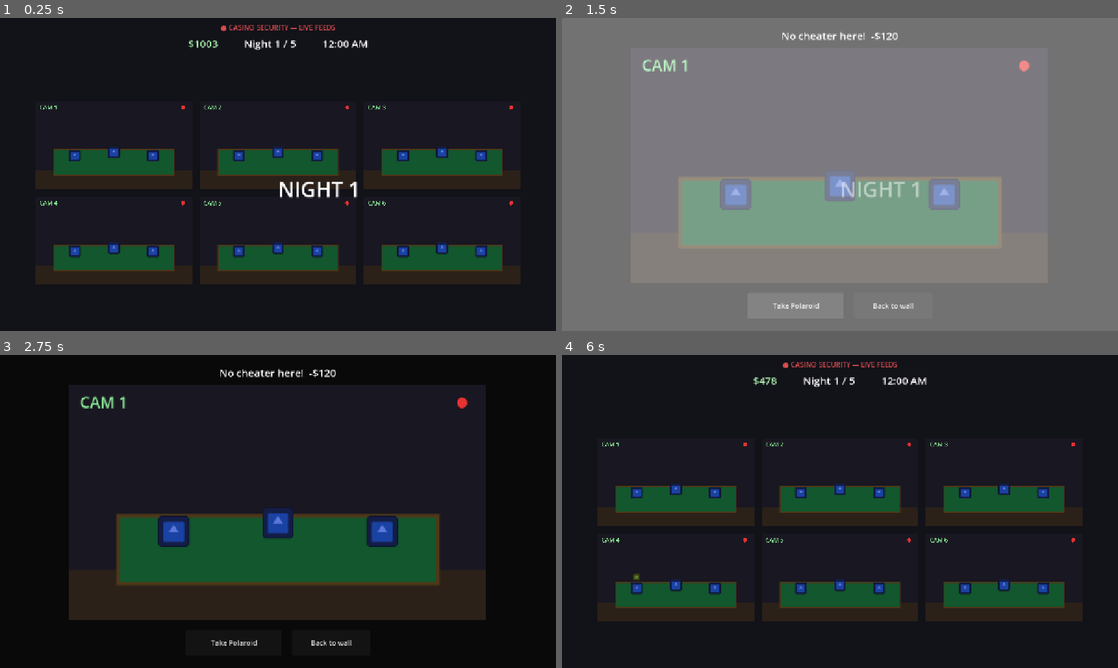
Above: before the commit, frames 1-4 (two rows, left to right).
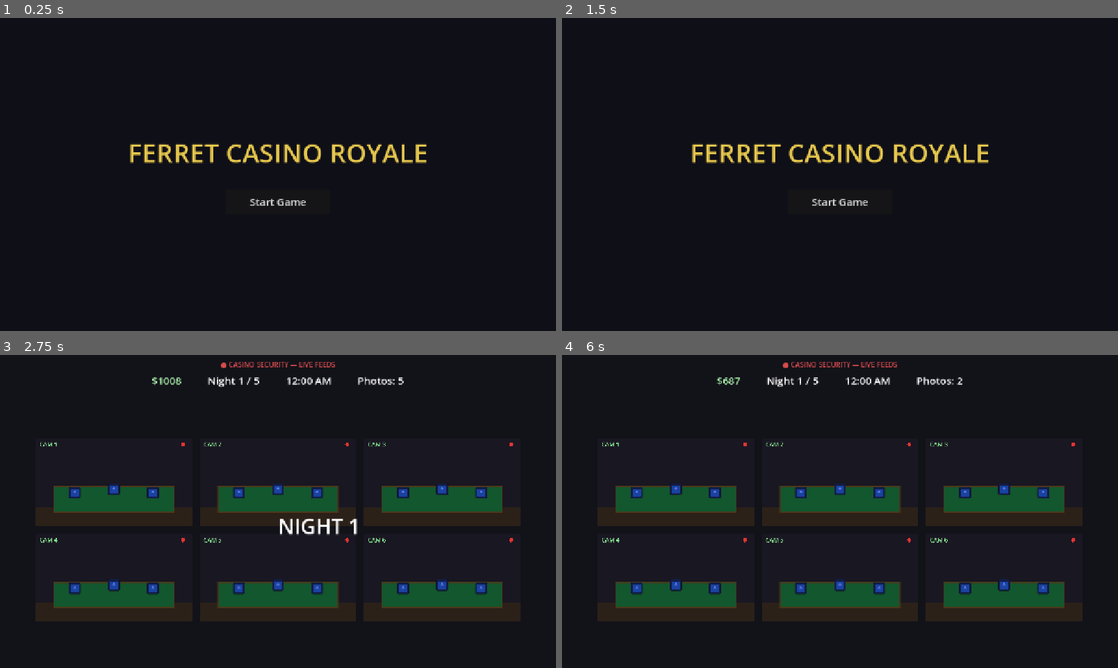
Above: after the commit, the same moments.

Repository: Pekooil/horizon-nexus-hackathon
Game: Godot game, scene res://scenes/StartScreen.tscn
Same seed, same stepped clock (60 frames per second), same inputs: the game is played once before the commit and once after it. Before the commit the project starts from res://scenes/Main.tscn. The engine's default icon, where the game draws it, is replaced by a stand-in: a white triangle on a blue panel in a dark square.
Inputs (mouse positions are in pixels of both pictures, inside the frame that each line leads up to):
- Up to frame 1 (0.25 s): no input
- Up to frame 2 (1.5 s): click (673, 146) at 0.52 s; click (795, 305) at 1.25 s, where only the run before the commit has a clickable "Take Polaroid"
- Up to frame 3 (2.75 s): click (278, 539) at 2 s, where only the run after the commit has a clickable "Start Game"
- Up to frame 4 (6 s): click (673, 483) at 2.77 s; click "Take Polaroid" at 3.5 s; click "Take Polaroid" at 4.25 s; click "Take Polaroid" at 5 s; click "Back to wall" at 5.75 s

The runs differ from the first frame. In frame 1, 21% of the frame differs, in the area x 6-94%, y 2-86%; in frame 2, 100%, in the area x 0-100%, y 0-100%; in frame 3, 27%; in frame 4, 0.7%.

Commit message:
feat: add start screen, photo-count limit, and night timing
Add a title screen ("Ferret Casino Royale") with a Start Game button as
the new boot scene. Compress each night to 6 in-game hours at 5 real
seconds per hour, and add a 5-photo-per-night Polaroid limit that
disables the camera button once exhausted.

Diff:
--- a/project.godot
+++ b/project.godot
@@ -11,7 +11,7 @@
 [application]
 
 config/name="horizon nexus hackathon"
-run/main_scene="res://scenes/Main.tscn"
+run/main_scene="res://scenes/StartScreen.tscn"
 config/features=PackedStringArray("4.7", "GL Compatibility")
 config/icon="res://icon.svg"
 
--- a/scenes/Main.tscn
+++ b/scenes/Main.tscn
@@ -1,8 +1,8 @@
-[gd_scene load_steps=2 format=3 uid="uid://c0fcasino0main"]
+[gd_scene format=3 uid="uid://njem5lngracb"]
 
-[ext_resource type="Script" path="res://scripts/main.gd" id="1_main"]
+[ext_resource type="Script" uid="uid://dlutnkk6nsx0h" path="res://scripts/main.gd" id="1_main"]
 
-[node name="Main" type="Control"]
+[node name="Main" type="Control" unique_id=41889520]
 layout_mode = 3
 anchors_preset = 15
 anchor_right = 1.0
@@ -11,7 +11,7 @@
 grow_vertical = 2
 script = ExtResource("1_main")
 
-[node name="MonitorScreen" type="Control" parent="."]
+[node name="MonitorScreen" type="Control" parent="." unique_id=1207146827]
 layout_mode = 1
 anchors_preset = 15
 anchor_right = 1.0
@@ -19,45 +19,53 @@
 grow_horizontal = 2
 grow_vertical = 2
 
-[node name="Background" type="ColorRect" parent="MonitorScreen"]
+[node name="Background" type="ColorRect" parent="MonitorScreen" unique_id=450110766]
 layout_mode = 1
 anchors_preset = 15
 anchor_right = 1.0
 anchor_bottom = 1.0
+grow_horizontal = 2
+grow_vertical = 2
 color = Color(0.07, 0.07, 0.1, 1)
 
-[node name="Title" type="Label" parent="MonitorScreen"]
+[node name="Title" type="Label" parent="MonitorScreen" unique_id=1869862130]
 layout_mode = 1
 anchors_preset = 10
 anchor_right = 1.0
 offset_top = 10.0
 offset_bottom = 34.0
+grow_horizontal = 2
 theme_override_colors/font_color = Color(0.85, 0.3, 0.3, 1)
 text = "● CASINO SECURITY — LIVE FEEDS"
 horizontal_alignment = 1
 
-[node name="TopBar" type="HBoxContainer" parent="MonitorScreen"]
+[node name="TopBar" type="HBoxContainer" parent="MonitorScreen" unique_id=1617212312]
 layout_mode = 1
 anchors_preset = 10
 anchor_right = 1.0
 offset_top = 40.0
 offset_bottom = 78.0
+grow_horizontal = 2
 theme_override_constants/separation = 60
 alignment = 1
 
-[node name="Money" type="Label" parent="MonitorScreen/TopBar"]
+[node name="Money" type="Label" parent="MonitorScreen/TopBar" unique_id=2033298424]
 layout_mode = 2
 text = "$1000"
 
-[node name="Night" type="Label" parent="MonitorScreen/TopBar"]
+[node name="Night" type="Label" parent="MonitorScreen/TopBar" unique_id=14056508]
 layout_mode = 2
 text = "Night 1 / 5"
 
-[node name="Clock" type="Label" parent="MonitorScreen/TopBar"]
+[node name="Clock" type="Label" parent="MonitorScreen/TopBar" unique_id=1128815045]
 layout_mode = 2
 text = "12:00 AM"
 
-[node name="WallCenter" type="CenterContainer" parent="MonitorScreen"]
+[node name="Photos" type="Label" parent="MonitorScreen/TopBar"]
+layout_mode = 2
+text = "Photos: 5"
+
+[node name="WallCenter" type="CenterContainer" parent="MonitorScreen" unique_id=306172318]
 layout_mode = 1
 anchors_preset = 15
 anchor_right = 1.0
@@ -66,74 +74,86 @@
 grow_horizontal = 2
 grow_vertical = 2
 
-[node name="Grid" type="GridContainer" parent="MonitorScreen/WallCenter"]
+[node name="Grid" type="GridContainer" parent="MonitorScreen/WallCenter" unique_id=49996258]
 layout_mode = 2
 theme_override_constants/h_separation = 18
 theme_override_constants/v_separation = 18
 columns = 3
 
-[node name="Screen0" type="Button" parent="MonitorScreen/WallCenter/Grid"]
+[node name="Screen0" type="Button" parent="MonitorScreen/WallCenter/Grid" unique_id=826405784]
 custom_minimum_size = Vector2(360, 202)
 layout_mode = 2
 
-[node name="Tex" type="TextureRect" parent="MonitorScreen/WallCenter/Grid/Screen0"]
+[node name="Tex" type="TextureRect" parent="MonitorScreen/WallCenter/Grid/Screen0" unique_id=1636803083]
 layout_mode = 1
 anchors_preset = 15
 anchor_right = 1.0
 anchor_bottom = 1.0
+grow_horizontal = 2
+grow_vertical = 2
 mouse_filter = 2
 
-[node name="Screen1" type="Button" parent="MonitorScreen/WallCenter/Grid"]
+[node name="Screen1" type="Button" parent="MonitorScreen/WallCenter/Grid" unique_id=1384734286]
 custom_minimum_size = Vector2(360, 202)
 layout_mode = 2
 
-[node name="Tex" type="TextureRect" parent="MonitorScreen/WallCenter/Grid/Screen1"]
+[node name="Tex" type="TextureRect" parent="MonitorScreen/WallCenter/Grid/Screen1" unique_id=338419247]
 layout_mode = 1
 anchors_preset = 15
 anchor_right = 1.0
 anchor_bottom = 1.0
+grow_horizontal = 2
+grow_vertical = 2
 mouse_filter = 2
 
-[node name="Screen2" type="Button" parent="MonitorScreen/WallCenter/Grid"]
+[node name="Screen2" type="Button" parent="MonitorScreen/WallCenter/Grid" unique_id=514176963]
 custom_minimum_size = Vector2(360, 202)
 layout_mode = 2
 
-[node name="Tex" type="TextureRect" parent="MonitorScreen/WallCenter/Grid/Screen2"]
+[node name="Tex" type="TextureRect" parent="MonitorScreen/WallCenter/Grid/Screen2" unique_id=380785672]
 layout_mode = 1
 anchors_preset = 15
 anchor_right = 1.0
 anchor_bottom = 1.0
+grow_horizontal = 2
+grow_vertical = 2
 mouse_filter = 2
 
-[node name="Screen3" type="Button" parent="MonitorScreen/WallCenter/Grid"]
+[node name="Screen3" type="Button" parent="MonitorScreen/WallCenter/Grid" unique_id=980486312]
 custom_minimum_size = Vector2(360, 202)
 layout_mode = 2
 
-[node name="Tex" type="TextureRect" parent="MonitorScreen/WallCenter/Grid/Screen3"]
+[node name="Tex" type="TextureRect" parent="MonitorScreen/WallCenter/Grid/Screen3" unique_id=37723541]
 layout_mode = 1
 anchors_preset = 15
 anchor_right = 1.0
 anchor_bottom = 1.0
+grow_horizontal = 2
+grow_vertical = 2
 mouse_filter = 2
 
-[node name="Screen4" type="Button" parent="MonitorScreen/WallCenter/Grid"]
+[node name="Screen4" type="Button" parent="MonitorScreen/WallCenter/Grid" unique_id=1691616559]
 custom_minimum_size = Vector2(360, 202)
 layout_mode = 2
 
-[node name="Tex" type="TextureRect" parent="MonitorScreen/WallCenter/Grid/Screen4"]
+[node name="Tex" type="TextureRect" parent="MonitorScreen/WallCenter/Grid/Screen4" unique_id=1034514525]
 layout_mode = 1
 anchors_preset = 15
 anchor_right = 1.0
 anchor_bottom = 1.0
+grow_horizontal = 2
+grow_vertical = 2
 mouse_filter = 2
 
-[node name="Screen5" type="Button" parent="MonitorScreen/WallCenter/Grid"]
+[node name="Screen5" type="Button" parent="MonitorScreen/WallCenter/Grid" unique_id=1617170466]
 custom_minimum_size = Vector2(360, 202)
 layout_mode = 2
 
-[node name="Tex" type="TextureRect" parent="MonitorScreen/WallCenter/Grid/Screen5"]
+[node name="Tex" type="TextureRect" parent="MonitorScreen/WallCenter/Grid/Screen5" unique_id=1351059303]
 layout_mode = 1
 anchors_preset = 15
 anchor_right = 1.0
 anchor_bottom = 1.0
+grow_horizontal = 2
+grow_vertical = 2
 mouse_filter = 2
--- /dev/null
+++ b/scenes/StartScreen.tscn
@@ -0,0 +1,48 @@
+[gd_scene format=3 uid="uid://cn8r0rcqws1u7"]
+
+[ext_resource type="Script" path="res://scripts/start_screen.gd" id="1_start"]
+
+[node name="StartScreen" type="Control"]
+layout_mode = 3
+anchors_preset = 15
+anchor_right = 1.0
+anchor_bottom = 1.0
+grow_horizontal = 2
+grow_vertical = 2
+script = ExtResource("1_start")
+
+[node name="Background" type="ColorRect" parent="."]
+layout_mode = 1
+anchors_preset = 15
+anchor_right = 1.0
+anchor_bottom = 1.0
+grow_horizontal = 2
+grow_vertical = 2
+color = Color(0.06, 0.06, 0.09, 1)
+
+[node name="Center" type="CenterContainer" parent="."]
+layout_mode = 1
+anchors_preset = 15
+anchor_right = 1.0
+anchor_bottom = 1.0
+grow_horizontal = 2
+grow_vertical = 2
+
+[node name="VBox" type="VBoxContainer" parent="Center"]
+layout_mode = 2
+theme_override_constants/separation = 44
+alignment = 1
+
+[node name="Title" type="Label" parent="Center/VBox"]
+layout_mode = 2
+theme_override_colors/font_color = Color(0.9, 0.78, 0.3, 1)
+theme_override_font_sizes/font_size = 60
+text = "FERRET CASINO ROYALE"
+horizontal_alignment = 1
+
+[node name="StartButton" type="Button" parent="Center/VBox"]
+custom_minimum_size = Vector2(240, 56)
+layout_mode = 2
+size_flags_horizontal = 4
+theme_override_font_sizes/font_size = 24
+text = "Start Game"
--- a/scripts/game_manager.gd
+++ b/scripts/game_manager.gd
@@ -6,10 +6,14 @@
 signal money_changed(amount: float)
 signal night_changed(night: int)
 signal clock_changed(text: String)
+signal photos_changed(count: int)
 signal game_over(won: bool)
 
 const MAX_NIGHTS := 5
-const NIGHT_DURATION := 90.0          # real seconds per night (12AM -> 6AM)
+const NIGHT_HOURS := 6                 # in-game hours per night (12AM -> 6AM)
+const SECONDS_PER_HOUR := 5.0          # real seconds per in-game hour
+const NIGHT_DURATION := NIGHT_HOURS * SECONDS_PER_HOUR   # 30 real seconds per night
+const PHOTOS_PER_NIGHT := 5            # Polaroids available each night
 const START_MONEY := 1000.0
 const PASSIVE_INCOME := 12.0          # $/sec earned when no ferret is active
 const FERRET_DRAIN := 45.0            # $/sec lost per active ferret
@@ -19,6 +23,7 @@
 var money := START_MONEY
 var current_night := 1
 var night_time_left := NIGHT_DURATION
+var photos_left := PHOTOS_PER_NIGHT
 var running := false
 var active_ferrets: Array = []        # CasinoPlayer nodes currently cheating
 
@@ -29,11 +34,21 @@
 
 func _begin_night() -> void:
 	night_time_left = NIGHT_DURATION
+	photos_left = PHOTOS_PER_NIGHT
 	active_ferrets.clear()
 	running = true
 	emit_signal("night_changed", current_night)
 	emit_signal("money_changed", money)
 	emit_signal("clock_changed", _format_clock())
+	emit_signal("photos_changed", photos_left)
+
+## Tries to consume one Polaroid. Returns false (and changes nothing) when out of film.
+func use_photo() -> bool:
+	if photos_left <= 0:
+		return false
+	photos_left -= 1
+	emit_signal("photos_changed", photos_left)
+	return true
 
 func _process(delta: float) -> void:
 	if not running:
@@ -82,6 +97,6 @@
 
 func _format_clock() -> String:
 	var elapsed := NIGHT_DURATION - night_time_left
-	var hour := int(elapsed / NIGHT_DURATION * 6.0)   # 0..6
+	var hour := mini(int(elapsed / SECONDS_PER_HOUR), NIGHT_HOURS)   # 0..6
 	var display := 12 if hour == 0 else hour
 	return "%d:00 AM" % display
--- a/scripts/main.gd
+++ b/scripts/main.gd
@@ -12,6 +12,7 @@
 @onready var money_label: Label = $MonitorScreen/TopBar/Money
 @onready var night_label: Label = $MonitorScreen/TopBar/Night
 @onready var clock_label: Label = $MonitorScreen/TopBar/Clock
+@onready var photos_label: Label = $MonitorScreen/TopBar/Photos
 
 var feeds: Array[SubViewport] = []   # the off-screen render targets (textures)
 var rooms: Array[Room] = []          # the editable room contents (game logic)
@@ -20,6 +21,7 @@
 var detail_view: Control
 var detail_texture: TextureRect
 var detail_label: Label
+var photo_btn: Button
 var banner: Label
 var flash: ColorRect
 var overlay: Control
@@ -40,6 +42,7 @@
 	GameManager.money_changed.connect(_on_money_changed)
 	GameManager.night_changed.connect(_on_night_changed)
 	GameManager.clock_changed.connect(_on_clock_changed)
+	GameManager.photos_changed.connect(_on_photos_changed)
 	GameManager.game_over.connect(_on_game_over)
 
 	GameManager.start_game()
@@ -87,7 +90,7 @@
 		btn.pressed.connect(_open_detail.bind(i))
 
 func _style_hud() -> void:
-	for l in [money_label, night_label, clock_label]:
+	for l in [money_label, night_label, clock_label, photos_label]:
 		l.add_theme_font_size_override("font_size", 24)
 
 func _build_detail_view() -> void:
@@ -125,7 +128,7 @@
 	bar.add_theme_constant_override("separation", 24)
 	detail_view.add_child(bar)
 
-	var photo_btn := Button.new()
+	photo_btn = Button.new()
 	photo_btn.text = "  Take Polaroid  "
 	photo_btn.custom_minimum_size = Vector2(220, 48)
 	photo_btn.pressed.connect(_take_photo)
@@ -208,9 +211,12 @@
 	current_detail = -1
 
 func _take_photo() -> void:
-	_play_flash()
 	if current_detail < 0:
 		return
+	if not GameManager.use_photo():      # out of film -> can't take a photo
+		detail_label.text = "Out of film! No photos left tonight."
+		return
+	_play_flash()
 	var ferret := rooms[current_detail].get_active_ferret()
 	if ferret:
 		ferret.mark_caught()
@@ -237,6 +243,13 @@
 func _on_clock_changed(text: String) -> void:
 	clock_label.text = text
 
+func _on_photos_changed(count: int) -> void:
+	photos_label.text = "Photos: %d" % count
+	photos_label.add_theme_color_override(
+		"font_color", Color(1, 0.4, 0.4) if count == 0 else Color(1, 1, 1))
+	if photo_btn:
+		photo_btn.disabled = count <= 0
+
 func _on_game_over(won: bool) -> void:
 	overlay_label.text = "YOU SURVIVED!" if won else "GAME OVER"
 	overlay_label.add_theme_color_override(
--- /dev/null
+++ b/scripts/start_screen.gd
@@ -0,0 +1,8 @@
+extends Control
+## Title screen for Ferret Casino Royale. One button: start the game.
+
+func _ready() -> void:
+	$Center/VBox/StartButton.pressed.connect(_on_start_pressed)
+
+func _on_start_pressed() -> void:
+	get_tree().change_scene_to_file("res://scenes/Main.tscn")
Not shown, added: scripts/start_screen.gd.uid
